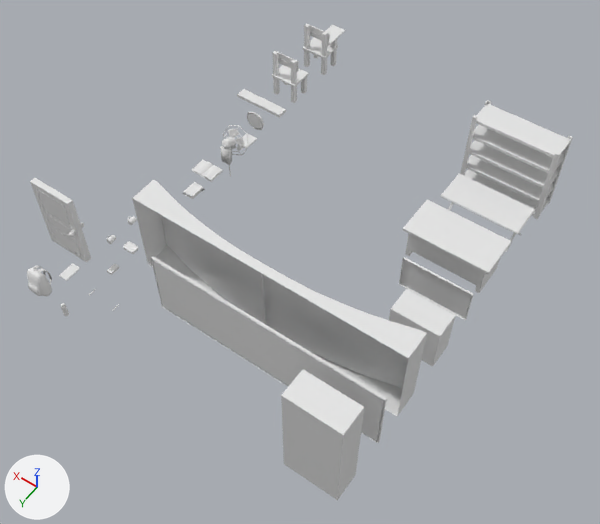
Two versions of the FBX model Assets/Master/FBXs/classroom.fbx, one commit apart.
Camera for both pictures: a camera (50 mm lens) standing at (-14.18, 7.55, 21.14) and looking at (-4.59, -5.88, 0.05). The axes (+X, +Y, +Z) are drawn at lower left. The lights are the same throughout. The picture after the commit comes second. Where no turn or scale is listed for an object, it has been applied to the vertices.
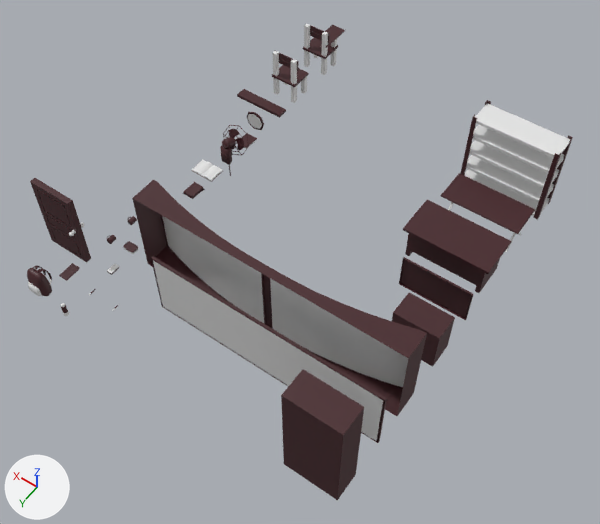
Patch to the scene script:
```diff
--- a/Assets/Master/FBXs/classroom.fbx.py
+++ b/Assets/Master/FBXs/classroom.fbx.py
@@ mat_tempmat0 @@
 mat_tempmat0 = principled_material('TempMat0')
-mat_tempmat0.base_color = (0.8, 0.8, 0.8)  # white #e7e7e7
+mat_tempmat0.base_color = (0.0602, 0.0139, 0.0179)  # dark red #451f24
```

Boxes [x1, y1, x2, y2] around the edits, measured in the pictures (600 x 524 px):
'msh_ClassroomBlackboard', recoloured (darker): [132, 179, 427, 416] in both
'msh_ClassroomWhiteboard', recoloured: [151, 256, 387, 443] in both
'msh_ClassroomCabinet', recoloured (white to dark red): [281, 369, 364, 500] in both
'msh_BookShelf', recoloured: [460, 100, 573, 220] in both
'msh_ClassroomTeacherDesk', recoloured (white to dark red): [403, 199, 511, 293] in both
'msh_FoldingTable', recoloured (white to dark red): [441, 173, 536, 252] in both
'msh_WallShelf', recoloured (white to dark red): [392, 293, 455, 367] in both
'msh_Door', recoloured (white to dark red): [30, 178, 91, 262] in both
'msh_TV', recoloured (white to dark red): [399, 257, 473, 320] in both
'msh_ClassroomArmchair', recoloured (white to dark red): [303, 24, 345, 63] in both
'msh_WoodenChair', recoloured (white to dark red): [272, 51, 309, 92] in both
'msh_Backpack', recoloured (white to dark red): [27, 265, 52, 296] in both
'msh_ElectricFan', recoloured (white to dark red): [220, 125, 249, 176] in both
'msh_FluorescentLight', recoloured (white to dark red): [237, 89, 286, 118] in both
'msh_WallClock', recoloured (darker): [247, 111, 264, 130] in both
'msh_PaperStack', recoloured (white to dark red): [182, 182, 205, 199] in both
'msh_GradeBook', recoloured (white to dark red): [59, 263, 80, 281] in both
'msh_LunchBox', recoloured: [123, 241, 138, 254] in both
'msh_BookClosed', recoloured: [236, 133, 257, 149] in both
'msh_Tumbler', recoloured: [61, 303, 69, 316] in both
'msh_MugFilled', recoloured: [107, 235, 116, 244] in both
'msh_MugEmpty', recoloured: [127, 216, 137, 225] in both
'msh_MarkerClosed', recoloured: [89, 289, 96, 295] in both
